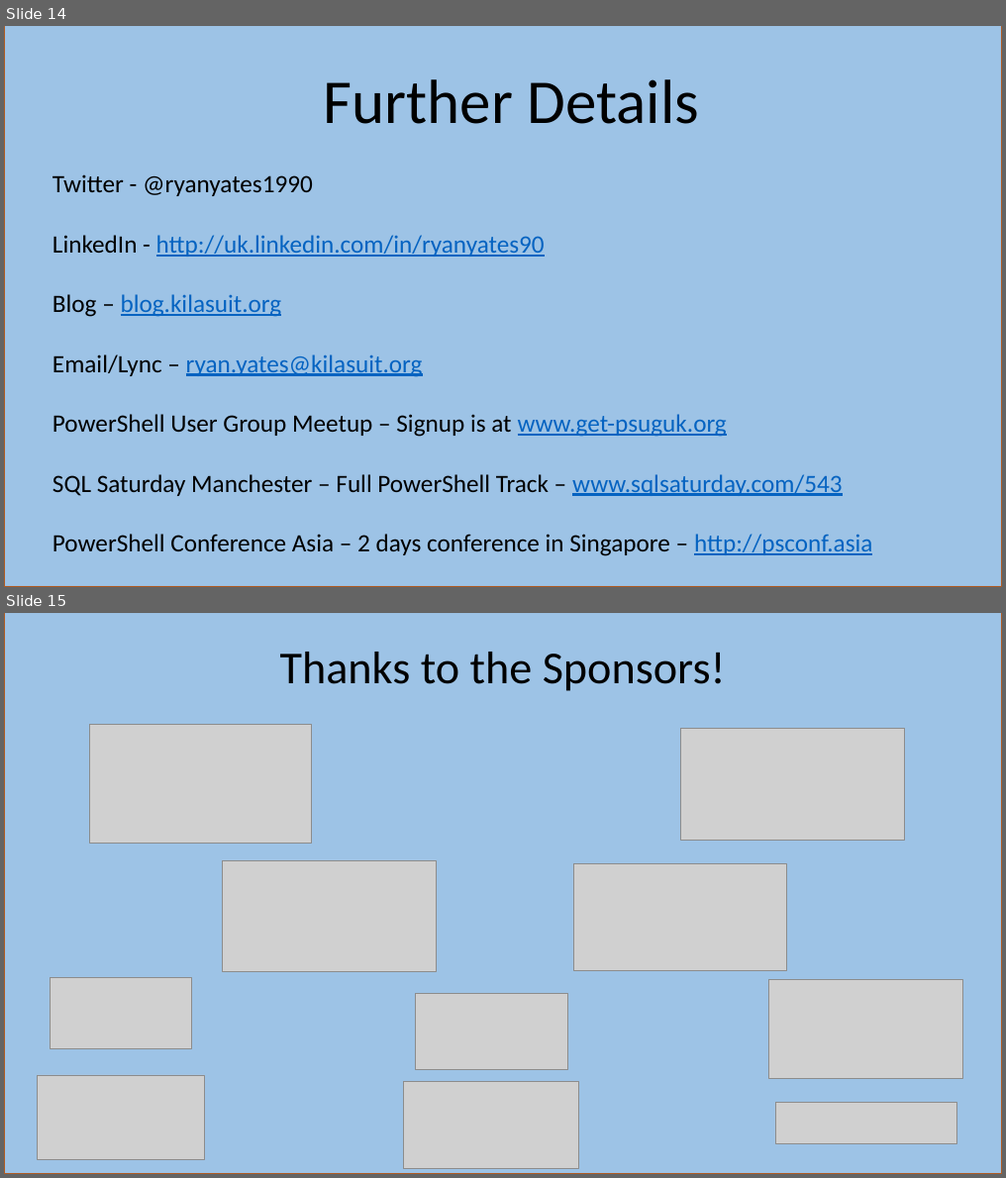
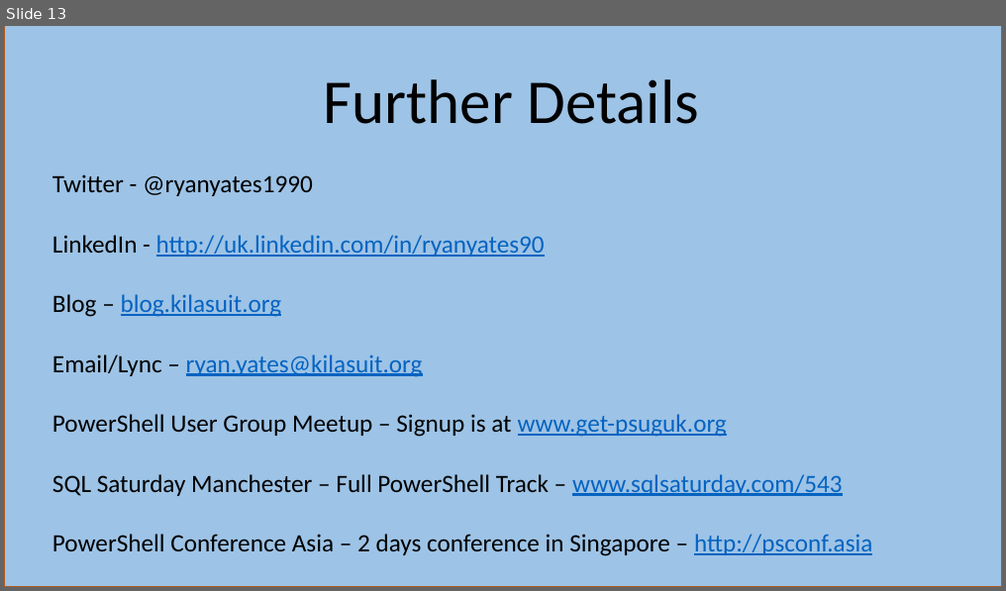
Before and after one commit to kilasuit/Presentations, a slide deck: Teaching The It Pro How to Dev/Teaching the ITPro how to Dev.pptx. Shown one above the other, each under a label of ours: slides 14 and 15 before the commit, slide 13 after it. The pictures are 1006x1178 and 1006x591 pixels, drawn with LibreOffice and Linux fonts; fonts in the diff are those of the drawing; grey boxes stand for pictures. Boxes give left, top, right and bottom in pixels: in the first picture for what was removed or moved away, otherwise in the second. Text is boxed around its words. In the diff, an @@ line names an element or a change of style, - is before the commit and + after.

```diff
--- a/Teaching The It Pro How to Dev/Teaching the ITPro how to Dev.pptx
+++ b/Teaching The It Pro How to Dev/Teaching the ITPro how to Dev.pptx
@@ slide 15 removed at (4,613,1002,1174), background #FFFFFF @@
@@ rectangle removed at (4,613,1002,1174) @@
@@ text removed at (280,652,726,691) @@
-Thanks to the Sponsors!
@@ picture removed at (89,725,311,843) @@
@@ picture removed at (681,729,905,841) @@
@@ picture removed at (222,861,436,972) @@
@@ picture removed at (573,863,787,970) @@
@@ picture removed at (50,978,192,1050) @@
@@ picture removed at (415,993,567,1069) @@
@@ picture removed at (768,980,963,1079) @@
@@ picture removed at (37,1075,205,1160) @@
@@ picture removed at (404,1081,579,1169) @@
@@ picture removed at (775,1103,956,1144) @@
@@ what was slide 14 is now slide 13 @@
```
Also in this commit, not shown: 1 other slide removed, 2 other files.
